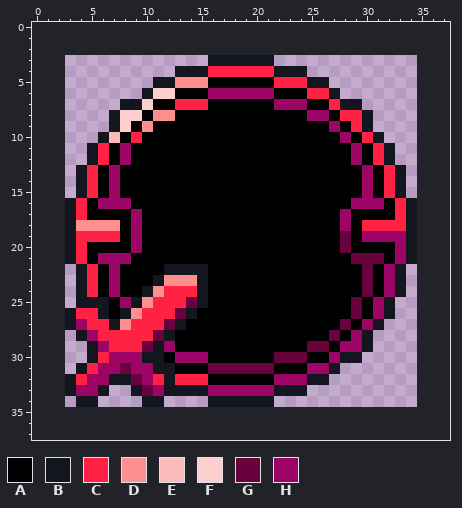
Edited in one commit: pixel-art file (libs/game-client/assets/ui{m}/unit-attack.aseprite). This is how it looked before the edit.
32x32 pixels, 1 frame. The old version is drawn lined up with the new one, on the new canvas.
Visible layers, top first: "Layer 2", "Layer 1".
Palette (. is transparent): A #000000  B #14161f  C #ff2245  D #ff8f8f  E #fcbbbb  F #fccece  G #67023d  H #9c0565
Pixels before, first column x 3:
 3 .............BBBBBB.............
 4 ..........BBBCCCCCCBBB..........
 5 ........BBDDDAAAAAACCCBB........
 6 .......BFFAAAHHHHHHAAACCB.......
 7 .....BBFAACCCAAAAAAHHHAACBB.....
 8 ....BFFADDAAAAAAAAAAAAHHACCB....
 9 ....BFADAAAAAAAAAAAAAAAAHACB....
10 ...BEACAAAAAAAAAAAAAAAAAAHACB...
11 ..BCAHAAAAAAAAAAAAAAAAAAAAHACB..
12 ..BCAHAAAAAAAAAAAAAAAAAAAAHACB..
13 .BCAHAAAAAAAAAAAAAAAAAAAAAAHACB.
14 .BCAHAAAAAAAAAAAAAAAAAAAAAAHACB.
15 .BCAHAAAAAAAAAAAAAAAAAAAAAAHACB.
16 BCAHHHAAAAAAAAAAAAAAAAAAAAHHHACB
17 BCAAAAHAAAAAAAAAAAAAAAAAAHAAAACB
18 BDDDDAHAAAAAAAAAAAAAAAAAAHACCCCB
19 BCCCCAHAAAAAAAAAAAAAAAAAAGAHHHHB
20 BCAAAAHAAAAAAAAAAAAAAAAAAGAAAAHB
21 BCAHHHAAAAAAAAAAAAAAAAAAAAGGGAHB
22 .BCAHAAAABBBBAAAAAAAAAAAAAAGAHB.
23 .BCAHAAABDDDBAAAAAAAAAAAAAAGAHB.
24 .BCAHAABDCCCBAAAAAAAAAAAAAAGAHB.
25 .BBBAHBDCCCGBAAAAAAAAAAAAAGAHB..
26 BCCBABDCCCGBAAAAAAAAAAAAAAGAHB..
27 BHCCBDCCCGBAAAAAAAAAAAAAAGAHB...
28 .BHCCCCCGBAAAAAAAAAAAAAAGAHB....
29 ..BHCCCGBHAAAAAAAAAAAAGGAHHB....
30 ..BCHHHBBAHHHAAAAAAGGGAAHBB.....
31 .BCHHGHHBBAAAGGGGGGAAAHHB.......
32 BCHHBBGHCBCCCAAAAAAHHHBB........
33 BHHB..BGHBBBBHHHHHHBBB..........
34 .BB....BB....BBBBBB.............
Once edited:
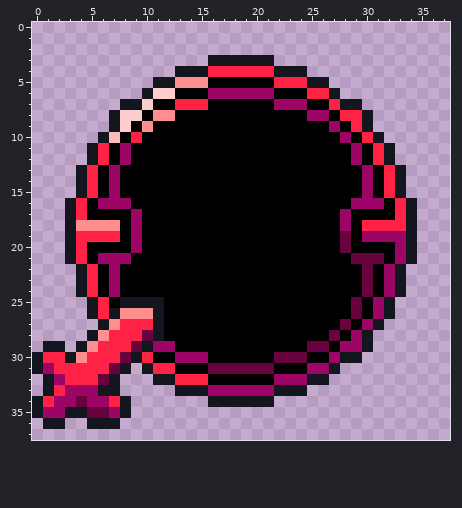
Change:
canvas 32x32 -> 38x38, the old top-left corner now at 3,3
y 22: x 12..15 BBBB -> AAAA
y 23: x 11..15 BDDDB -> AAAAA
y 24: x 10..15 BDCCCB -> AAAAAA
y 25: x 4 B -> .; x 6 B -> C; x 8 H -> B; x 10..15 DCCCGB -> BBAAAA
y 26: x 3..8 BCCBAB -> ..BCBD; x 10..14 CCCGB -> DBAAA
y 27: x 3..8 BHCCBD -> ...BDC; x 11..13 CGB -> BAA
y 28: x 4..6 BHC -> .BD; x 10..12 CGB -> GBA
y 29: x 1..2 .. -> BB; x 4..6 .BH -> BDC; x 9..11 CGB -> GBH
y 30: x 0..5 .....B -> BCCBDC; x 7..11 HHHBB -> CGBCA
y 31: x 0..4 ....B -> BHCCC; x 6..12 HHGHHBB -> CGB.BCC
y 32: x 1..3 ..B -> BHC; x 5..6 HH -> CG; x 8..11 BGHC -> ...B
y 33: x 1..3 ..B -> BCH; x 7 . -> B; x 9..12 BGHB -> ....
y 34: x 0..8 ....BB... -> BCHHGHHCB; x 10..11 BB -> ..
y 35: x 0..8 ......... -> BHHBBGGHB
y 36: x 1..2 .. -> BB; x 5..7 ... -> BBB
